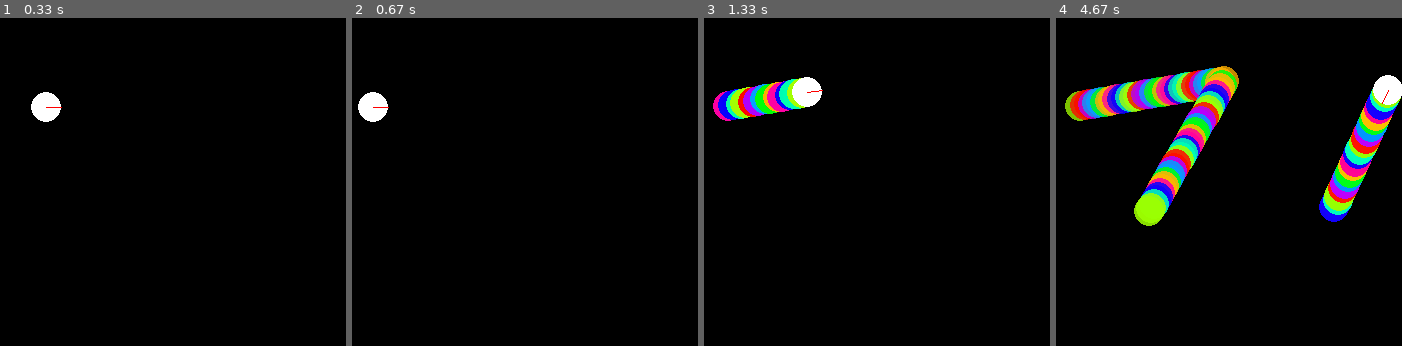
Above: before the commit, frames 1-4 (left to right).
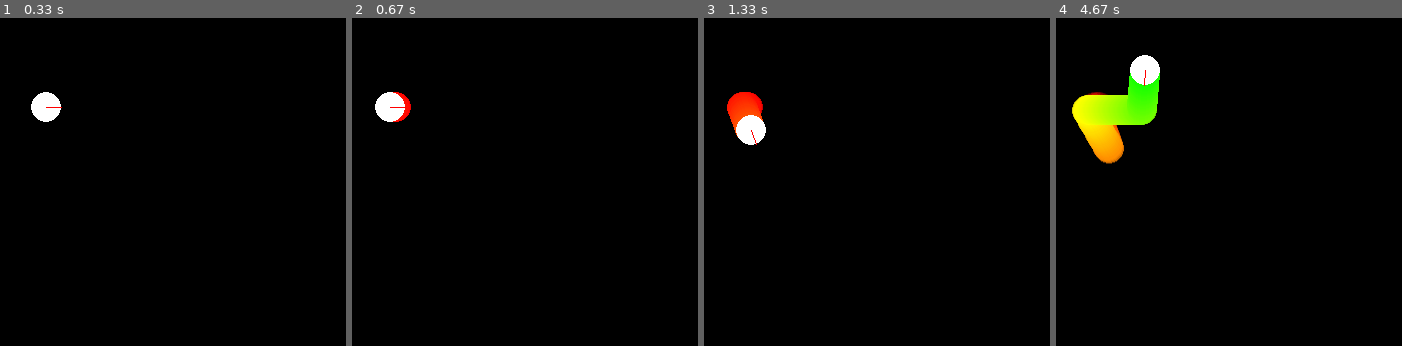
Above: after the commit, the same moments.

Repository: mickaelrei/pygame
Game: pygame game, started from crazy_snake.py
The game is run twice, just before and just after one commit, with the same random seed, the same clock (stepped at 60 frames per second) and the same inputs.
Inputs:
- Up to frame 1 (0.33 s): no input
- Up to frame 2 (0.67 s): tap S at 0.33 s
- Up to frame 3 (1.33 s): hold Right 0.67-1.13 s; hold Up from 1.17 s (still down)
- Up to frame 4 (4.67 s): release Up at 1.47 s; hold Right 1.5-1.97 s; hold Left 2-2.53 s; hold Down 2.57-2.87 s; hold Left 2.9-3.3 s; hold Up 3.33-3.7 s; hold Right 3.73-4.37 s; hold Down from 4.4 s (still down)

Frame 1 is identical in both runs. In frame 2, 1.0% of the frame differs, in the area x 1-18%, y 22-32%; in frame 3, 3.3%; in frame 4, 14%, in the area x 2-100%, y 11-64%.

Commit message:
Added different path section type

Diff:
--- a/crazy_snake.py
+++ b/crazy_snake.py
@@ -9,6 +9,7 @@
 HEIGHT = 600
 FPS = 6000
 dt = 0
+move_tick = 0
 window = pygame.display.set_mode((WIDTH, HEIGHT))
 clock = pygame.time.Clock()
 
@@ -18,25 +19,34 @@
 CYAN = (255, 0, 255)
 
 class PathSection:
-    def __init__(self, pos: Vector2, size: float, angle: float, lifetime: float=15, color: tuple=CYAN) -> None:
-        self.pos = pos
-        self.size = size
-        self.color = color
-        self.hue = (pygame.time.get_ticks() / 1000) % 360
+    def __init__(self, lifetime: float=15) -> None:
+        self.hue = (move_tick * 90) % 360
         self.lifetime = lifetime
         self.life = 0
 
+    def getColor(self) -> pygame.Color:
+        # Get color based on lifetime
+        color = pygame.Color(0, 0, 0, 0)
+        color.hsla = (self.hue, 100, 50, floor((1 - self.life / self.lifetime) * 100))
+
+        return color
+
     def update(self) -> bool:
         self.life += dt
-        self.hue = (self.hue + dt * 1e6) % 360
+        self.hue = (self.hue + dt * 0) % 360
 
         # Returns if it's still alive
         return self.life < self.lifetime
 
+class CirclePathSection(PathSection):
+    def __init__(self, pos: Vector2, size: float, angle: float, lifetime: float=3) -> None:
+        super().__init__(lifetime)
+        self.pos = pos
+        self.size = size
+
     def draw(self) -> None:
-        # Get color based on lifetime
-        color = pygame.Color(self.color[0], self.color[1], self.color[2], floor((1 - self.life / self.lifetime) * 100))
-        color.hsla = (self.hue, 100, 50, floor((1 - self.life / self.lifetime) * 100))
+        color = self.getColor()
+
         # Create circle surface
         circleSurface = pygame.Surface((self.size*2, self.size*2), pygame.SRCALPHA)
         pygame.draw.circle(circleSurface, color, (self.size, self.size), self.size)
@@ -44,8 +54,36 @@
         # Blit circle surface
         window.blit(circleSurface, (floor(self.pos.x - self.size), floor(self.pos.y - self.size)))
 
+class LinePathSection(PathSection):
+    def __init__(self, startPos: Vector2, endPos: Vector2, lifetime: float=5) -> None:
+        super().__init__(lifetime)
+        self.startPos = startPos
+        self.endPos = endPos
+        self.diffX = abs(startPos.x - endPos.x)
+        self.diffY = abs(startPos.y - endPos.y)
+        self.surfaceSize = max(self.diffX, self.diffY)
+
+        self.minX = min(self.startPos.x, self.endPos.x)
+        self.minY = min(self.startPos.y, self.endPos.y)
+        self.maxX = max(self.startPos.x, self.endPos.x)
+        self.maxY = max(self.startPos.y, self.endPos.y)
+
+    def draw(self) -> None:
+        color = self.getColor()
+
+        # Create line surface
+        x1 = self.startPos.x - self.minX
+        y1 = self.startPos.y - self.minY
+        x2 = self.endPos.x - self.minX
+        y2 = self.endPos.y - self.minY
+        lineSurface = pygame.Surface((self.surfaceSize, self.surfaceSize), pygame.SRCALPHA)
+        pygame.draw.line(lineSurface, color, (x1, y1), (x2, y2), 15)
+
+        # Blit circle surface
+        window.blit(lineSurface, (self.minX, self.minY))
+
 class Particle:
-    def __init__(self, pos: Vector2, vel: float=500, startAngle: float=0, color: tuple=WHITE, size: float=15, rotationSpeed: float=750) -> None:
+    def __init__(self, pos: Vector2, vel: float=150, startAngle: float=0, color: tuple=WHITE, size: float=15, rotationSpeed: float=150) -> None:
         self.pos = pos
         self.vel = vel
         self.angle = startAngle
@@ -59,16 +97,28 @@
         y = sin(radians(self.angle)) * self.vel * speedMult * dt
         self.pos += Vector2(x, y)
 
-        if x != 0 and y != 0:
+        if x != 0 or y != 0:
+            global move_tick
+            move_tick += dt
+
+            print("Adding path section")
             # Add path section
-            section = PathSection(Vector2(self.pos), self.size, self.angle)
+            if circlePath:
+                section = CirclePathSection(Vector2(self.pos), self.size, self.angle, lifetime=pathLifetime)
+            else:
+                startAngle = self.angle - 90
+                endAngle = self.angle + 90
+                x1 = self.pos.x + cos(radians(startAngle)) * self.size
+                y1 = self.pos.y + sin(radians(startAngle)) * self.size
+                x2 = self.pos.x + cos(radians(endAngle)) * self.size
+                y2 = self.pos.y + sin(radians(endAngle)) * self.size
+                section = LinePathSection(Vector2(x1, y1), Vector2(x2, y2), lifetime=pathLifetime)
             self.path.append(section)
 
     def rotate(self, rotationMult: float=1) -> None:
         self.angle += self.rotationSpeed * rotationMult * dt
 
     def draw(self) -> None:
-        print(self.angle)
         # Draw path
         for section in self.path[:]:
             alive = section.update()
@@ -83,6 +133,8 @@
         pygame.draw.circle(window, self.color, self.pos, self.size)
         pygame.draw.line(window, RED, self.pos, (x, y), 1)
 
+circlePath = True
+pathLifetime = 5
 plr = Particle(Vector2(WIDTH/2, HEIGHT/2))
 moveInput = Vector2()
 while True:
@@ -115,5 +167,6 @@
     plr.rotate(-moveInput.y)
     plr.draw()
 
+    pygame.display.set_caption(f"Crazy Snake | FPS: {clock.get_fps():.0f}")
     pygame.display.update()
     dt = clock.tick(FPS) / 1000
